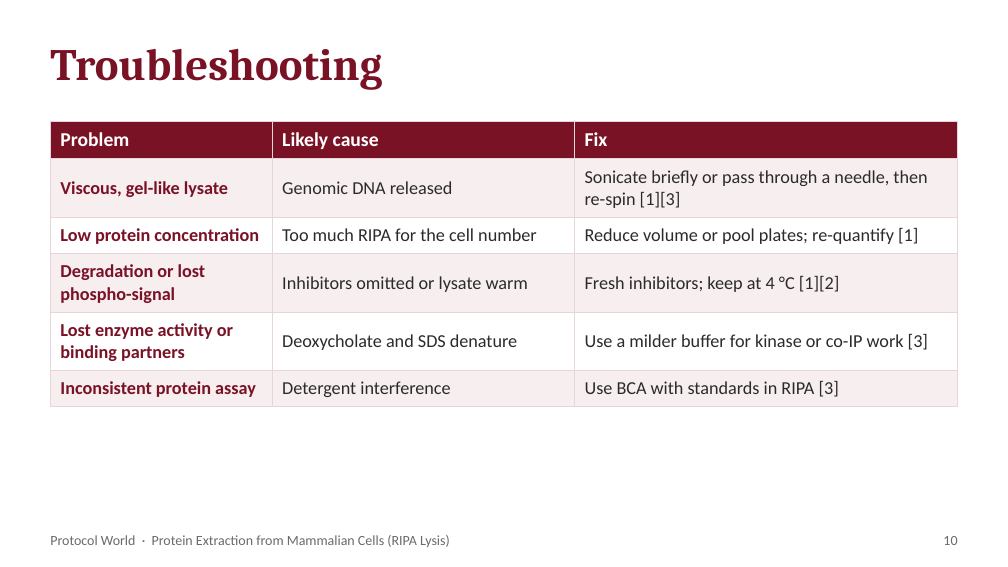
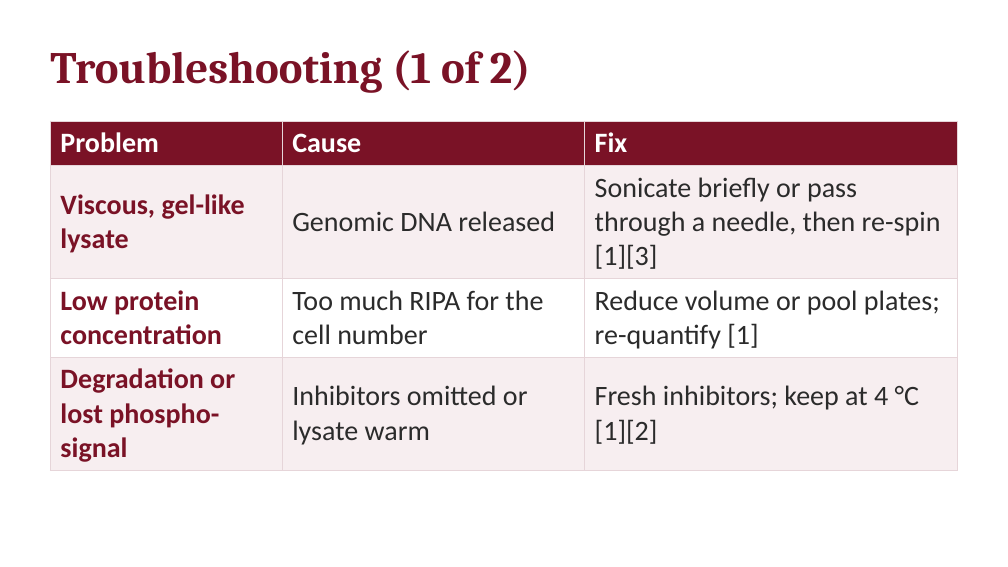
Before and after one commit to ProtocolWorld/ProtocolWorld, a slide deck: slide 14 of uploads/protein-extraction-from-mammalian-cells-ripa-lysis.pptx (slide 10 before the commit). Drawn at 1008x567 pixels with LibreOffice and Linux fonts; fonts in the diff are those of the drawing. Boxes give left, top, right and bottom in pixels: in the first picture for what was removed or moved away, otherwise in the second. Text is boxed around its words. In the diff, an @@ line names an element or a change of style, - is before the commit and + after.

```diff
--- a/uploads/protein-extraction-from-mammalian-cells-ripa-lysis.pptx
+++ b/uploads/protein-extraction-from-mammalian-cells-ripa-lysis.pptx
@@ text at (x1=50, y1=50, x2=531, y2=93): text changed @@
-Troubleshooting
+Troubleshooting (1 of 2)
@@ table at (x1=50, y1=121, x2=958, y2=466) @@
-row 1, column 2: Likely cause
+row 1, column 2: Cause
-row 5: Lost enzyme activity or binding partners | Deoxycholate and SDS denature | Use a milder buffer for kinase or co-IP work [3]
-row 6: Inconsistent protein assay | Detergent interference | Use BCA with standards in RIPA [3]
@@ text removed at (x1=50, y1=535, x2=450, y2=547) @@
-Protocol World · Protein Extraction from Mammalian Cells (RIPA Lysis)
@@ text removed at (x1=943, y1=536, x2=957, y2=545) @@
-10
```
Also in this commit, not shown: 11 other slides changed, 6 slides added, 5 other files.
